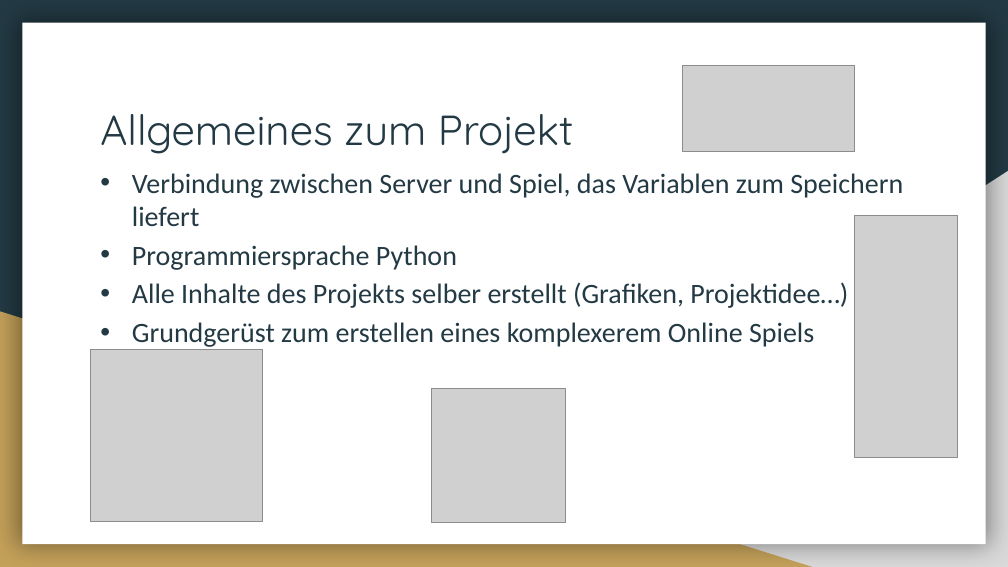
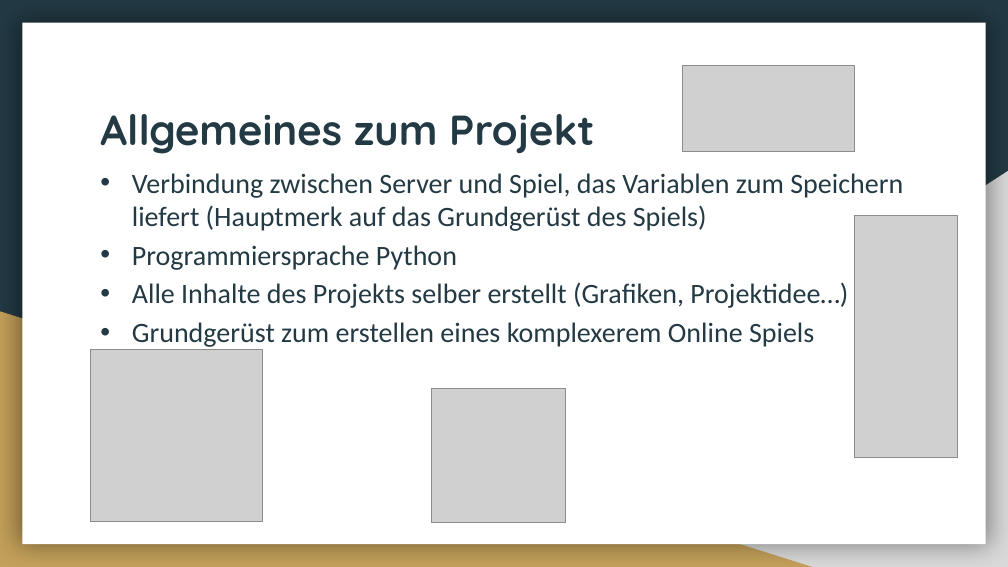
Before and after one commit to Lexa-Heda/TSA, a slide deck: slide 4 of TSA_Vortrag.pptx. Drawn at 1008x567 pixels with LibreOffice and Linux fonts; fonts in the diff are those of the drawing; grey boxes stand for pictures. Boxes give left, top, right and bottom in pixels: in the first picture for what was removed or moved away, otherwise in the second. Text is boxed around its words. In the diff, an @@ line names an element or a change of style, - is before the commit and + after.

```diff
--- a/TSA_Vortrag.pptx
+++ b/TSA_Vortrag.pptx
@@ title "Allgemeines zum Projekt" at (x1=100, y1=114, x2=594, y2=154): bold on @@
@@ text at (x1=132, y1=173, x2=903, y2=231): text changed @@
-• Verbindung zwischen Server und Spiel, das Variablen zum Speichern liefert
+• Verbindung zwischen Server und Spiel, das Variablen zum Speichern liefert (Hauptmerk auf das Grundgerüst des Spiels)
```
Also in this commit, not shown: 6 other slides changed, 1 slide added, 1 slide removed, 2 other files.
